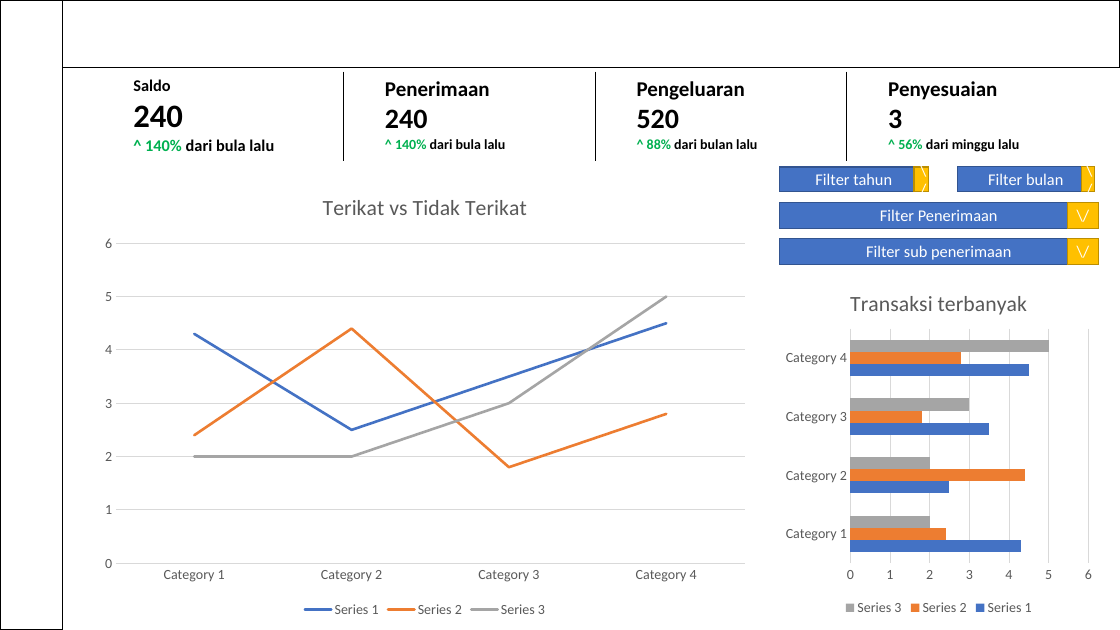
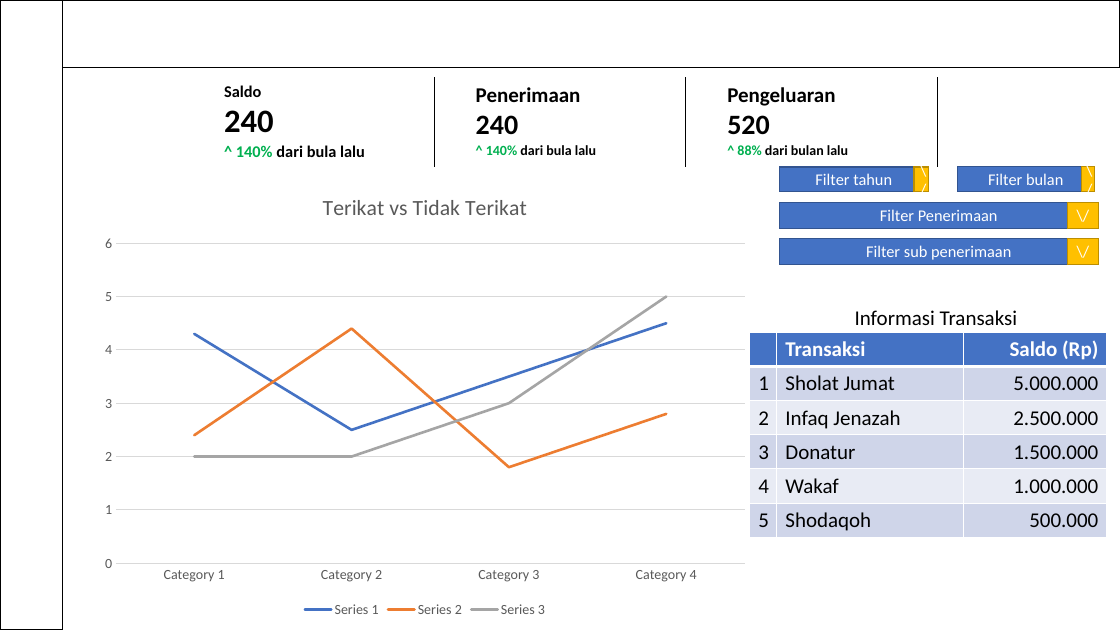
Before and after one commit to RizkiTH/Sistem-Informasi-Akuntansi-Masjid_Desain, a slide deck: slide 4 of Desain/4. Wareframe/Wareframe Mosacc.pptx. Drawn at 1120x630 pixels with LibreOffice and Linux fonts; fonts in the diff are those of the drawing. Boxes give left, top, right and bottom in pixels: in the first picture for what was removed or moved away, otherwise in the second. Text is boxed around its words. In the diff, an @@ line names an element or a change of style, - is before the commit and + after.

```diff
--- a/Desain/4. Wareframe/Wareframe Mosacc.pptx
+++ b/Desain/4. Wareframe/Wareframe Mosacc.pptx
@@ table at [182,78,939,166] @@
-column 4: Penyesuaian / 3 / ^ 56% dari minggu lalu
@@ table: place and size @@
-table at [92,72,1100,160]
+table at [182,78,939,166]
@@ bar chart removed at [780,275,1099,619] @@
-title "Transaksi terbanyak "
-categories: Category 1, Category 2, Category 3, Category 4
-Series 1: 4.3, 2.5, 3.5, 4.5
-Series 2: 2.4, 4.4, 1.8, 2.8
-Series 3: 2, 2, 3, 5
@@ text added at [855,310,1018,325], 18 pt, text #000000 @@
+Informasi Transaksi
@@ table added at [750,333,1107,537], 6 rows, 3 columns @@
+ | Transaksi | Saldo (Rp)
+1 | Sholat Jumat | 5.000.000
+2 | Infaq Jenazah | 2.500.000
+3 | Donatur | 1.500.000
+4 | Wakaf | 1.000.000
+5 | Shodaqoh | 500.000
```
Also in this commit, not shown: 1 other slide changed, 1 other file.
